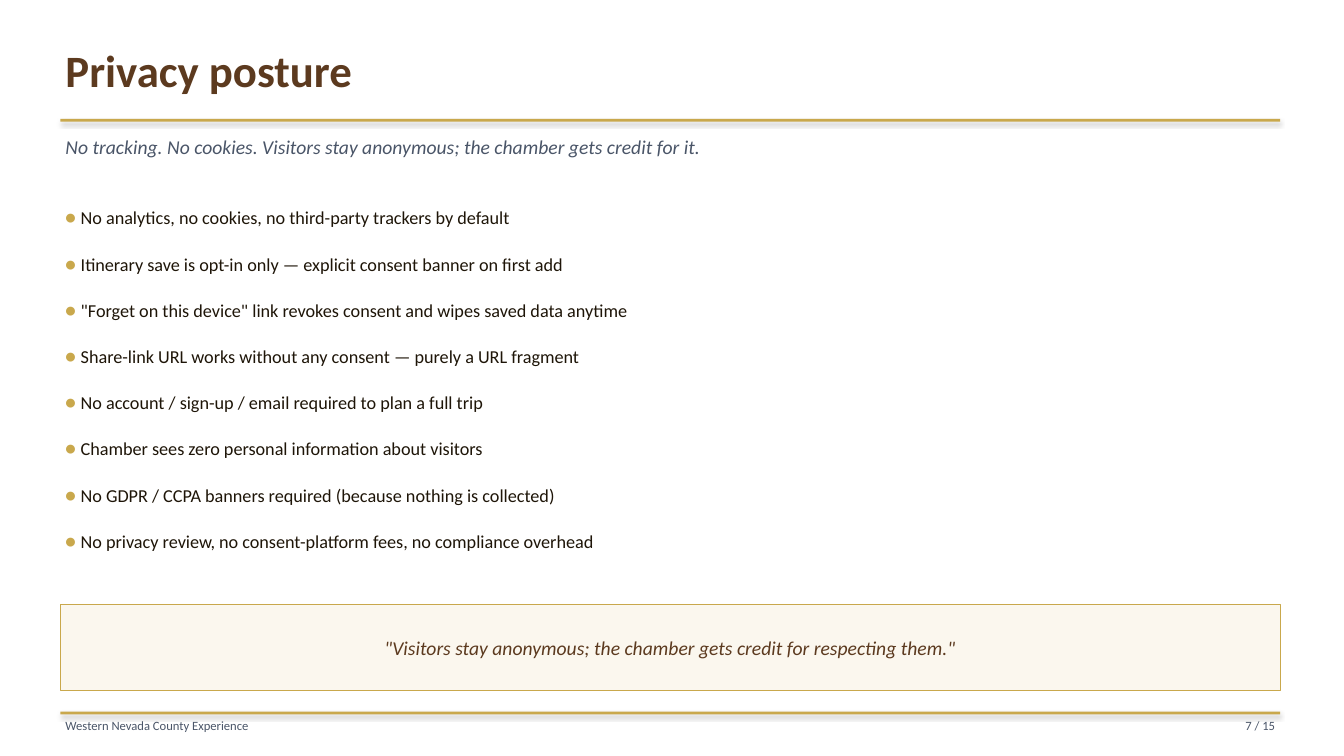
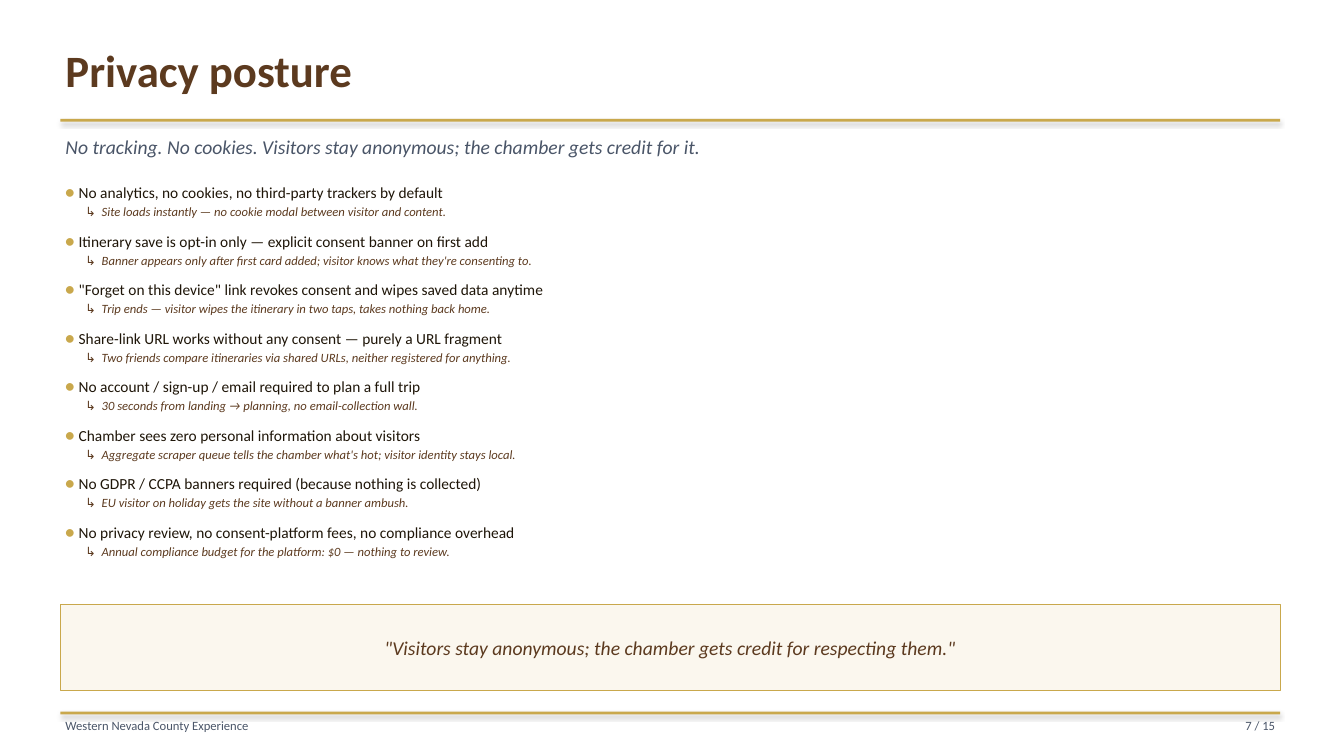
Before and after one commit to liammlrb-eng/nevada-county-experiences, a slide deck: slide 7 of demo_pitch.pptx. Drawn at 1344x756 pixels with LibreOffice and Linux fonts; fonts in the diff are those of the drawing. Boxes give left, top, right and bottom in pixels: in the first picture for what was removed or moved away, otherwise in the second. Text is boxed around its words. In the diff, an @@ line names an element or a change of style, - is before the commit and + after.

```diff
--- a/demo_pitch.pptx
+++ b/demo_pitch.pptx
@@ text "• No analytics, no cookies, ...": place and size @@
-text "• No analytics, no cookies, ..." at box(81, 211, 627, 551)
+text "• No analytics, no cookies, ..." at box(79, 187, 543, 558)
@@ text at box(79, 187, 543, 541): size 15 to 13 pt in "•", "•", "•", "•" and 4 more places; size 13 to 11 pt in "No analytics, no cookies, no third-party trackers ...", "Itinerary save is opt-in only — explicit ...", ""Forget on this device" link revokes consent ...", "Share-link URL works without any consent — ..." and 4 more places; line spacing 1.5 to 1.2; less space between paragraphs @@
@@ text at box(102, 207, 446, 218): paragraph added @@
+↳ Site loads instantly — no cookie modal between visitor and content.
@@ text at box(102, 256, 532, 267): paragraph added @@
+↳ Banner appears only after first card added; visitor knows what they're consenting to.
@@ text at box(102, 304, 490, 315): paragraph added @@
+↳ Trip ends — visitor wipes the itinerary in two taps, takes nothing back home.
@@ text at box(102, 353, 511, 364): paragraph added @@
+↳ Two friends compare itineraries via shared URLs, neither registered for anything.
@@ text at box(102, 401, 417, 412): paragraph added @@
+↳ 30 seconds from landing → planning, no email-collection wall.
@@ text at box(102, 450, 516, 461): paragraph added @@
+↳ Aggregate scraper queue tells the chamber what's hot; visitor identity stays local.
@@ text at box(102, 498, 409, 509): paragraph added @@
+↳ EU visitor on holiday gets the site without a banner ambush.
@@ text at box(102, 547, 449, 558): paragraph added @@
+↳ Annual compliance budget for the platform: $0 — nothing to review.
```
Also in this commit, not shown: 6 other slides changed, 1 other file.
